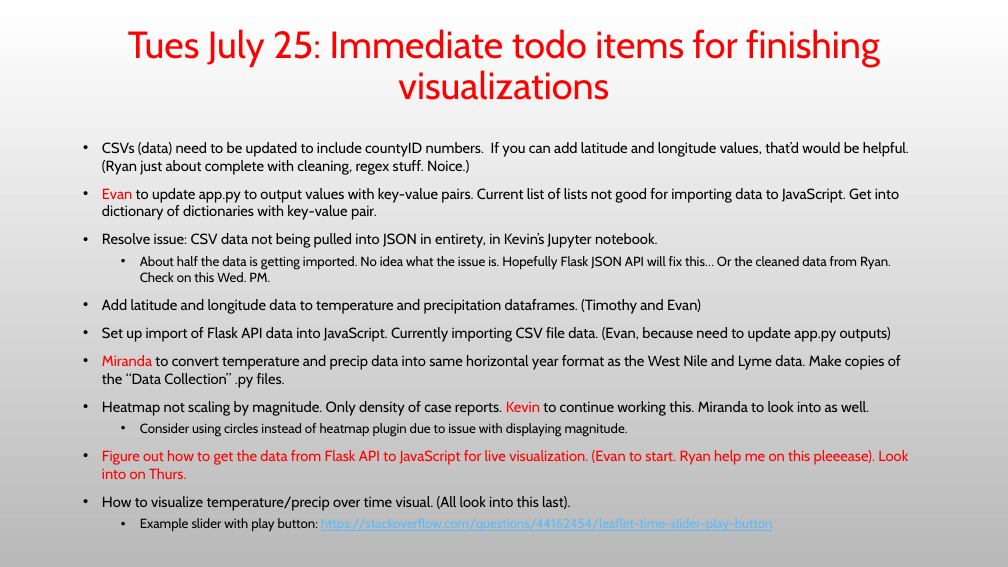
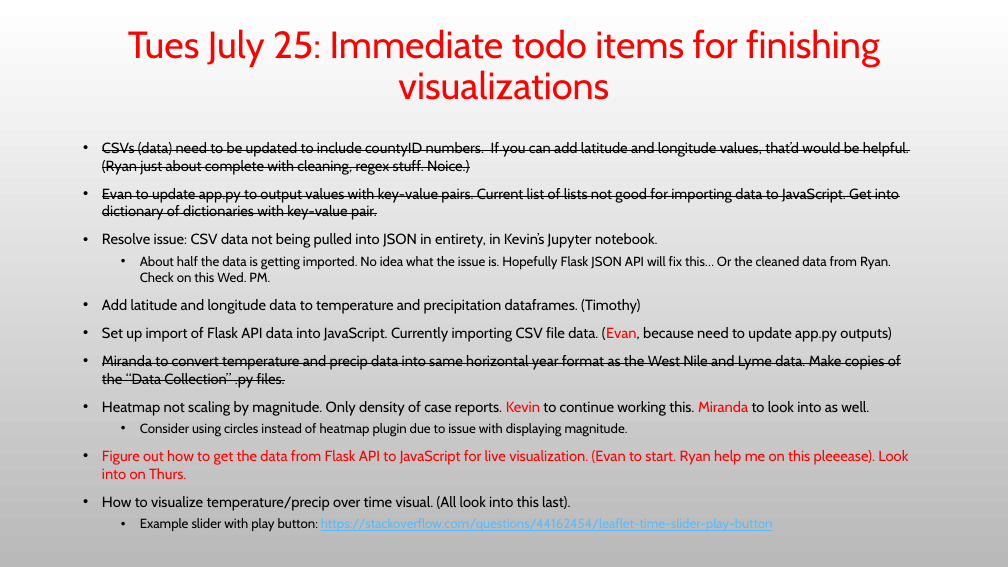
Before and after one commit to Evdawg/Project_3_Mosquito-borne_Diseases, a slide deck: slide 5 of Project_3_outline.pptx. Drawn at 1008x567 pixels with LibreOffice and Linux fonts; fonts in the diff are those of the drawing; background and template pictures are left out. Boxes give left, top, right and bottom in pixels: in the first picture for what was removed or moved away, otherwise in the second. Text is boxed around its words. In the diff, an @@ line names an element or a change of style, - is before the commit and + after.

```diff
--- a/Project_3_outline.pptx
+++ b/Project_3_outline.pptx
@@ text at box(102, 142, 909, 416): strikethrough on in "CSVs (data) need to be updated to ...", "Evan to update app.py to output values ...", "Miranda to convert temperature and precip data ..."; text colour #FF0000 to #000000 in "Evan", "Miranda"; text colour #000000 to #FF0000 in "(Evan,", "Miranda" @@
@@ text at box(102, 299, 640, 314): text changed @@
-• Add latitude and longitude data to temperature and precipitation dataframes. (Timothy and Evan)
+• Add latitude and longitude data to temperature and precipitation dataframes. (Timothy)
```
Also in this commit, not shown: 2 other slides changed.
